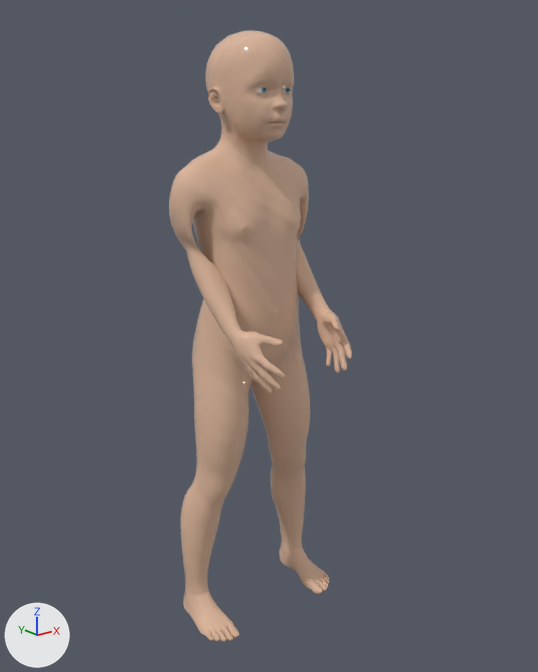
The glTF model public/bodymap3d/v3/real-human/body-kleinkind-divers-real-v3.glb: old version first, new version second.
The view is the same before and after, from a 50 mm lens placed at (-0.735, -0.923, 0.896), pointed at (0.007, 0.004, 0.525). Every picture has the same lights, and +X, +Y and +Z are marked at lower left. The older version comes first. Vertices at exactly the same position are counted once.

Objects in the first picture: 'real-human-body'.
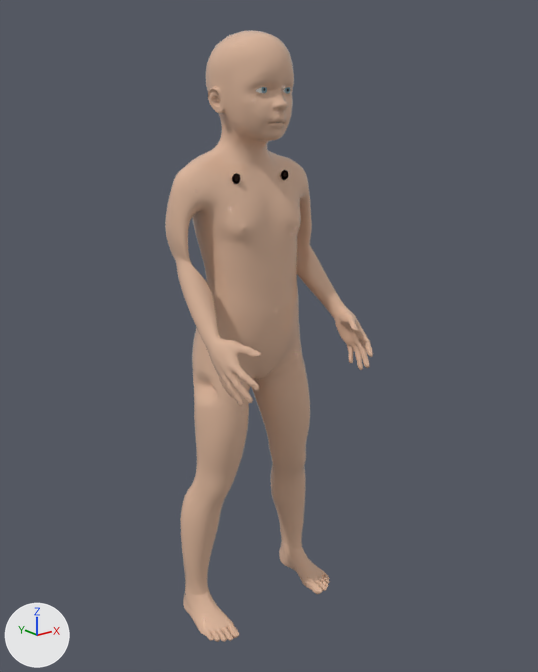
What differs and where, as boxes [x1, y1, x2, y2] in the pictures (538 x 672 px; the box of a moved part takes in the faces that stretch with it):
'real-human-body', reshaped (14% wider)
    before: [169, 30, 352, 642]
    after: [165, 30, 373, 642]
'real-human-areola-left', added
    after: [232, 173, 241, 184]
part 1 of me_real_human_body, moved or reshaped
    before: [169, 159, 352, 403]
    after: [165, 159, 373, 406]

The change, as a diff of the scene's bpy script:
```diff
--- a/public/bodymap3d/v3/real-human/body-kleinkind-divers-real-v3.glb.py
+++ b/public/bodymap3d/v3/real-human/body-kleinkind-divers-real-v3.glb.py
@@ mat_areola_skin @@
+mat_areola_skin = principled_material('areola_skin')
+mat_areola_skin.base_color = (0.48, 0.25, 0.2)  # beige #b8897c
+mat_areola_skin.roughness = 0.58
@@ me_real_human_body @@
 # used by ob_real_human_body; location = (0.0, 0.0, 0.0)
-me_real_human_body.from_pydata(...)  # 13380 vertices, 26756 faces; spans x -0.143..0.143, y -0.128..0.128, z 0.0..1.0
+me_real_human_body.from_pydata(...)  # 13380 vertices, 26756 faces; spans x -0.145..0.145, y -0.128..0.128, z 0.0..1.0
+# me_real_human_body part 1: 4144 of 13380 vertices moved; they spanned x -0.131..0.131, y -0.128..0.099, z 0.438..0.802 and now span x -0.145..0.145, y -0.128..0.099, z 0.438..0.802; mean shift (0.0, 0.0, -0.005); largest move (-0.072, -0.096, 0.472) -> (-0.126, -0.096, 0.466)
 me_real_human_body.materials.append(mat_skin_real_human)
@@ me_real_human_areola_left @@
+me_real_human_areola_left.from_pydata(...)  # 222 vertices, 440 faces; spans x -0.056..-0.04, y 0.0135..0.0185, z 0.777..0.793
+me_real_human_areola_left.materials.append(mat_areola_skin)  # beige #b8897c
@@ ob_real_human_areola_left @@
+ob_real_human_areola_left = bpy.data.objects.new('real-human-areola-left', me_real_human_areola_left)
+ob_real_human_areola_left.location = (0.0, 0.0, 0.0)
```
